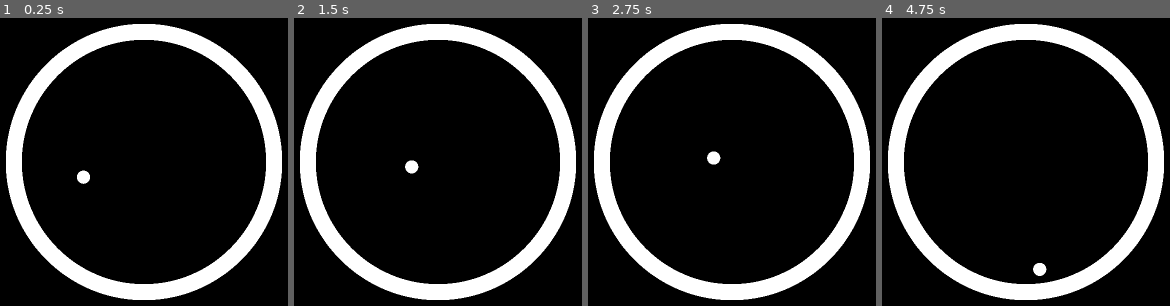
Above: before the commit, frames 1-4 (left to right).
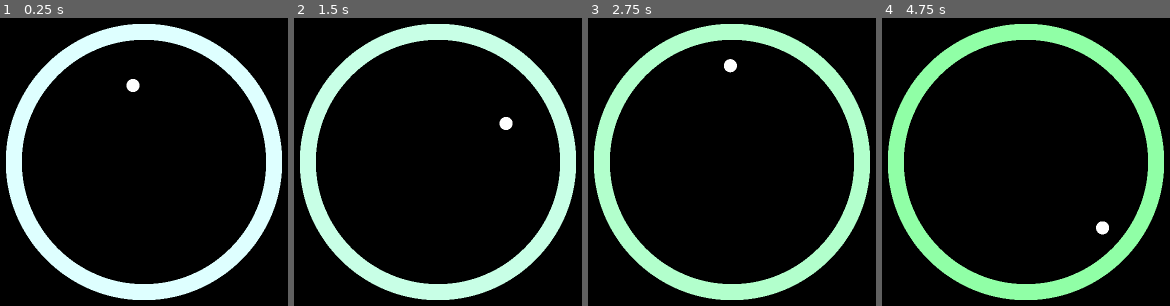
Above: after the commit, the same moments.

Repository: gabrielbaltzell/video-sim
Game: Godot game, scene res://scenes/main.tscn
The game is run twice, just before and just after one commit, with the same random seed, the same clock (stepped at 60 frames per second) and the same inputs. The engine's default icon, where the game draws it, is replaced by a stand-in: a white triangle on a blue panel in a dark square.
Inputs:
- Up to frame 1 (0.25 s): no input
- Up to frame 2 (1.5 s): no input
- Up to frame 3 (2.75 s): no input
- Up to frame 4 (4.75 s): tap Enter at 3.5 s

The runs differ from the first frame. In frame 1, 16% of the frame differs, in the area x 2-98%, y 2-98%; in frame 2, 16%; in frame 3, 16%; in frame 4, 17%.

Commit message:
progress :)

Diff:
--- a/project.godot
+++ b/project.godot
@@ -25,6 +25,10 @@
 movie_writer/movie_file="C:/Users/gabri/OneDrive/Documents/GitHub/Godot Projects/video-sim/outputs/output.avi"
 movie_writer/fps=28
 
+[physics]
+
+2d/default_gravity=400.0
+
 [rendering]
 
 renderer/rendering_method="gl_compatibility"
--- /dev/null
+++ b/scenes/cbball.tscn
@@ -0,0 +1,17 @@
+[gd_scene load_steps=4 format=3 uid="uid://b4g6prmpsh86c"]
+
+[ext_resource type="Script" path="res://scripts/cbball.gd" id="1_44lcg"]
+[ext_resource type="Texture2D" uid="uid://v2l4hvud3yjd" path="res://assets/circle-wo-outline-png-6.png" id="1_m746w"]
+
+[sub_resource type="CircleShape2D" id="CircleShape2D_7cmyn"]
+radius = 13.0
+
+[node name="CharacterBody2D" type="CharacterBody2D"]
+script = ExtResource("1_44lcg")
+
+[node name="Circle-wo-outline-png-6" type="Sprite2D" parent="."]
+scale = Vector2(0.1, 0.1)
+texture = ExtResource("1_m746w")
+
+[node name="CollisionShape2D" type="CollisionShape2D" parent="."]
+shape = SubResource("CircleShape2D_7cmyn")
--- a/scenes/main.tscn
+++ b/scenes/main.tscn
@@ -1,8 +1,8 @@
 [gd_scene load_steps=4 format=3 uid="uid://cfrbu74yo5cqn"]
 
-[ext_resource type="Texture2D" uid="uid://djtx446vumhv1" path="res://assets/icon.svg" id="1_3k2fw"]
-[ext_resource type="Texture2D" uid="uid://c0jl3kji1ckdc" path="res://assets/wcircle-png.png" id="2_mf3y0"]
-[ext_resource type="PackedScene" uid="uid://dptfp5duvg533" path="res://scenes/ball.tscn" id="3_y7orm"]
+[ext_resource type="Texture2D" uid="uid://mfp0iy30nj51" path="res://assets/icon.svg" id="1_3k2fw"]
+[ext_resource type="Texture2D" uid="uid://bj6cm1ndcu56t" path="res://assets/wcircle-png.png" id="2_mf3y0"]
+[ext_resource type="PackedScene" uid="uid://b4g6prmpsh86c" path="res://scenes/cbball.tscn" id="3_07y0h"]
 
 [node name="main" type="Node2D"]
 
@@ -15,13 +15,15 @@
 texture = ExtResource("1_3k2fw")
 
 [node name="Wcircle-png" type="Sprite2D" parent="."]
+modulate = Color(0.870588, 1, 1, 1)
 position = Vector2(-2, -2)
 texture = ExtResource("2_mf3y0")
 
-[node name="Area2D" type="StaticBody2D" parent="Wcircle-png"]
+[node name="StaticBody2D" type="StaticBody2D" parent="Wcircle-png"]
 
-[node name="CollisionPolygon2D" type="CollisionPolygon2D" parent="Wcircle-png/Area2D"]
+[node name="CollisionPolygon2D" type="CollisionPolygon2D" parent="Wcircle-png/StaticBody2D"]
+visible = false
 polygon = PackedVector2Array(219, 107, 206, 132, 184, 160, 168, 177, 152, 191, 129, 208, 105, 221, 71, 234, 41, 242, 13 …(856 unchanged characters)…
 
-[node name="Ball" parent="." instance=ExtResource("3_y7orm")]
-position = Vector2(-123, 0)
+[node name="CharacterBody2D" parent="." instance=ExtResource("3_07y0h")]
+position = Vector2(-24, -216)
--- a/scripts/ball.gd
+++ b/scripts/ball.gd
@@ -2,16 +2,36 @@
 
 var velocity
 var bounce_force = 1500
+
+# Damping factor for slowing down the ball's movement over time
+@export var linear_damping: float = 0.05
+@export var angular_damping: float = 0.05
+
+# Minimum velocity threshold to stop the ball
+@export var stop_velocity_threshold: float = 5.0
+
 
 func _ready():
 	contact_monitor = true
 	max_contacts_reported = 1
 	velocity = 750 * linear_velocity
 
+	# Initialize properties
+	self.linear_damp = linear_damping
+	self.angular_damp = angular_damping
+
 
 # Called every frame. 'delta' is the elapsed time since the previous frame.
 func _physics_process(delta):
 	var collision = move_and_collide(velocity * delta)
-	print(linear_velocity)
+	velocity = linear_velocity
+	print(velocity)
 	if collision:
-		apply_central_impulse(collision.get_normal() * bounce_force)
+		apply_central_impulse(velocity.bounce(collision.get_normal()))
+
+func _integrate_forces(state):
+	var velocity = state.linear_velocity
+
+	if velocity.length() < stop_velocity_threshold:
+		velocity = Vector2.ZERO
+		state.linear_velocity = velocity
--- /dev/null
+++ b/scripts/cbball.gd
@@ -0,0 +1,37 @@
+extends CharacterBody2D
+
+
+# Get the gravity from the project settings to be synced with RigidBody nodes.
+var gravity = 30.0
+var bounce_damping = 0.00
+var a = 1.0
+var color_factor = 0.05
+var color_change
+
+
+@onready var circle = get_node("../Wcircle-png")
+
+func _ready():
+	pass
+
+func _physics_process(delta):
+	# Add the gravity.
+	if not is_on_floor():
+		velocity.y += gravity * delta
+
+	# save collision information
+	var collision = move_and_collide(velocity)
+	if collision:
+		velocity = velocity.bounce(collision.get_normal()) * (1 - bounce_damping)
+
+		# change color by collision
+		if a >= 1:
+			color_change = color_factor
+		if a <= 0:
+			color_change = -color_factor
+		a -= color_change
+		var new = Color(a, 1, a, 1)
+		circle.self_modulate = new
+
+
+	move_and_slide()
Not shown: 1 places in scenes/ball.tscn that only renumber resources
